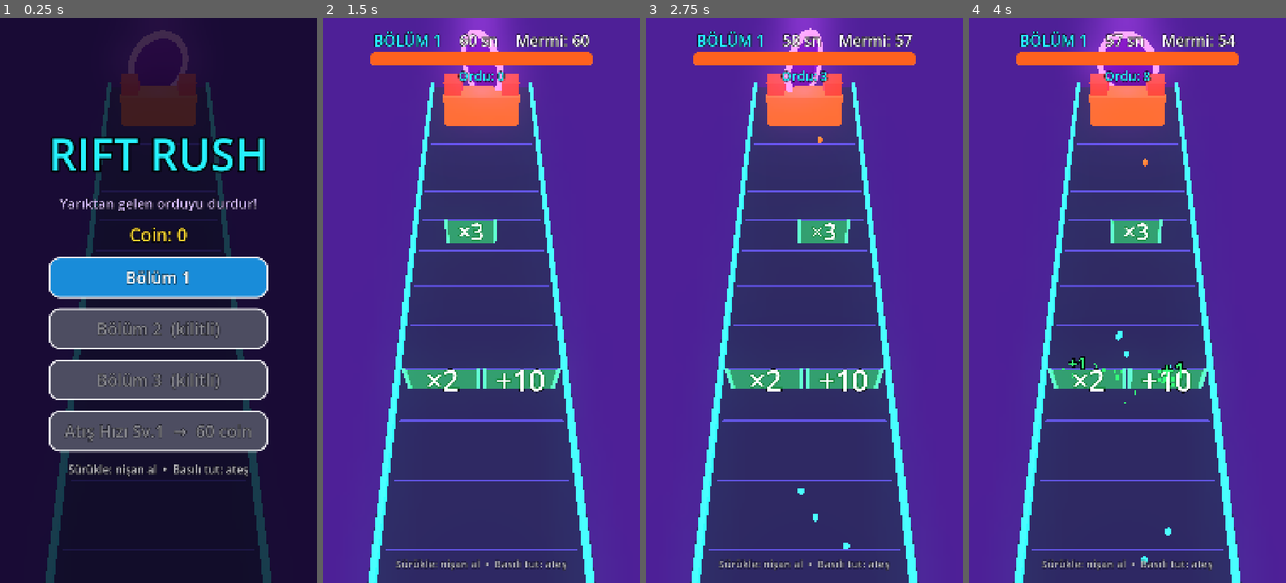
Above: before the commit, frames 1-4 (left to right).
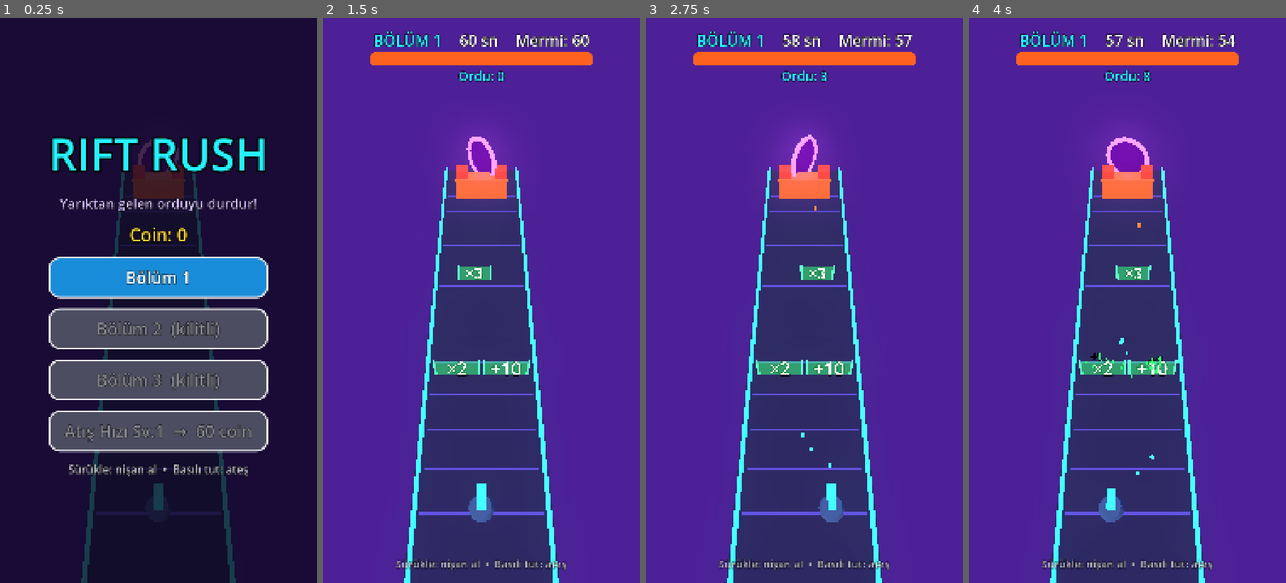
Above: after the commit, the same moments.

Repository: aytekinsugar1903/rift-rush
Game: Godot game, scene res://main.tscn
Same seed, same stepped clock (60 frames per second), same inputs: the game is played once before the commit and once after it.
Inputs (mouse positions are in pixels of both pictures, inside the frame that each line leads up to):
- Up to frame 1 (0.25 s): no input
- Up to frame 2 (1.5 s): click "Bölüm 1" at 0.5 s; tap Enter at 1.25 s; move the mouse to (551, 272) at 1.27 s; click (551, 272) at 1.42 s
- Up to frame 3 (2.75 s): tap Space at 1.52 s; drag from (741, 328) to (788, 413) at 2.02 s
- Up to frame 4 (4 s): move the mouse to (1159, 176) at 2.77 s; click (1159, 176) at 2.92 s; drag from (1111, 413) to (1032, 215) at 3.52 s

The runs differ from the first frame. In frame 1, 7.5% of the frame differs, in the area x 14-86%, y 2-100%; in frame 2, 28%; in frame 3, 28%; in frame 4, 28%, in the area x 13-87%, y 0-100%.

Commit message:
Portre keep aspect, kamera tum seridi kadrajliyor, web mouse ates

Diff:
--- a/main.gd
+++ b/main.gd
@@ -102,7 +102,11 @@
 		start_level(2)
 		ammo = 99999
 		rate_lv = 30
-		holding = true
+		var mb := InputEventMouseButton.new()
+		mb.button_index = MOUSE_BUTTON_LEFT
+		mb.pressed = true
+		mb.position = Vector2(540, 1200)
+		Input.parse_input_event(mb)
 	elif args.size() > 1 and args[0] == "menushot":
 		await get_tree().create_timer(1.5).timeout
 		get_viewport().get_texture().get_image().save_png(args[1])
@@ -152,10 +156,10 @@
 
 	cam = Camera3D.new()
 	cam.keep_aspect = Camera3D.KEEP_WIDTH
-	cam.fov = 40
-	cam.position = Vector3(0, 25, 1)
+	cam.fov = 44
+	cam.position = Vector3(0, 34, 8)
 	add_child(cam)
-	cam.look_at(Vector3(0, 0, -16.5))
+	cam.look_at(Vector3(0, 0, -19))
 
 	_box(Vector3(11, 0.2, 52), Vector3(0, -0.1, -18), _mat(Color(0.12, 0.1, 0.28), 0.0))
 	for i in 13:
@@ -357,10 +361,10 @@
 
 # ---------------- girdi ----------------
 func _input(e: InputEvent) -> void:
-	if not playing or bench: return
-	if e is InputEventScreenTouch:
+	if not playing: return
+	if e is InputEventScreenTouch or (e is InputEventMouseButton and e.button_index == MOUSE_BUTTON_LEFT):
 		holding = e.pressed
-	elif e is InputEventScreenDrag:
+	elif e is InputEventScreenDrag or (e is InputEventMouseMotion and holding):
 		var w := get_viewport().get_visible_rect().size.x
 		cannon_x = clampf(cannon_x + e.relative.x / w * 14.0, -LANE + 0.4, LANE - 0.4)
 	elif e is InputEventKey and e.keycode == KEY_SPACE:
@@ -372,7 +376,9 @@
 	rift.rotation.y += dt * 1.5
 	if bench:
 		ft.append(dt)
-		cannon_x = sin(t * 0.9) * 3.5
+		var mm := InputEventMouseMotion.new()
+		mm.relative = Vector2(cos(t * 0.9) * 3.5 * 0.9 * dt / 14.0 * get_viewport().get_visible_rect().size.x, 0)
+		Input.parse_input_event(mm)
 		max_units = max(max_units, px.size())
 		if bench_shot != "" and t > 6.0:
 			get_viewport().get_texture().get_image().save_png(bench_shot)
--- a/project.godot
+++ b/project.godot
@@ -16,12 +16,14 @@
 window/size/window_height_override=960
 window/handheld/orientation=1
 window/stretch/mode="canvas_items"
-window/stretch/aspect="expand"
+window/stretch/aspect="keep"
 
 [input_devices]
-pointing/emulate_touch_from_mouse=true
+pointing/emulate_touch_from_mouse=false
+pointing/emulate_mouse_from_touch=false
 
 [rendering]
+environment/defaults/default_clear_color=Color(0.07, 0.03, 0.14, 1)
 renderer/rendering_method="gl_compatibility"
 renderer/rendering_method.mobile="gl_compatibility"
 textures/vram_compression/import_etc2_astc=true
